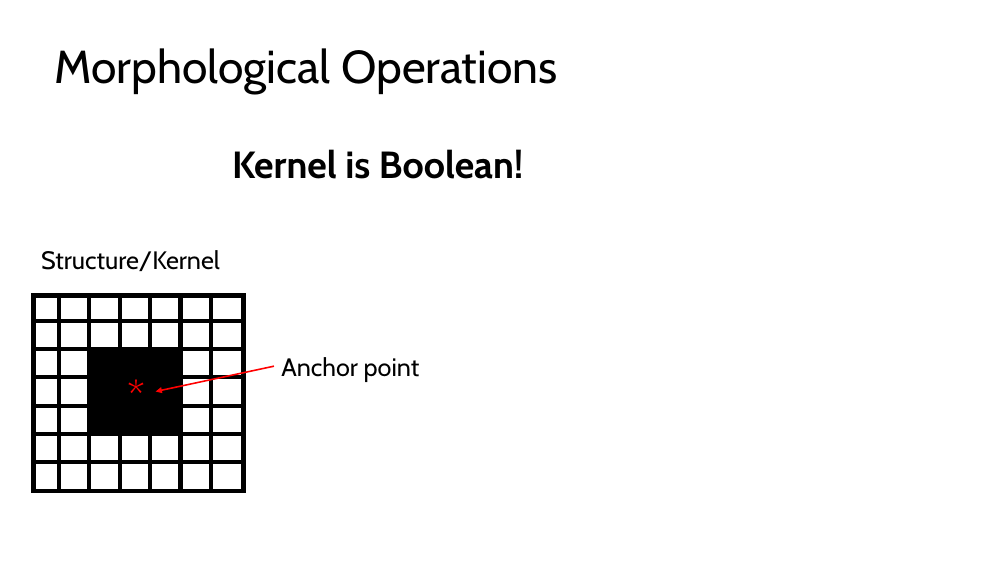
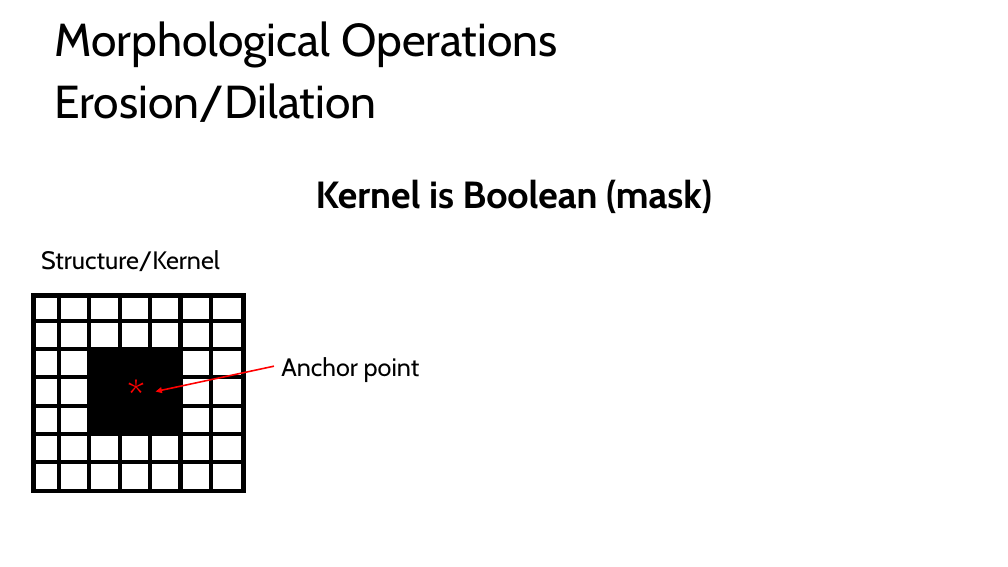
Before and after one commit to SSOE-ECE1390/LecturePowerPoints, a slide deck: slide 14 of ECE1390_Lecture2.pptx (slide 13 before the commit). Drawn at 1008x567 pixels with LibreOffice and Linux fonts; fonts in the diff are those of the drawing. Boxes give left, top, right and bottom in pixels: in the first picture for what was removed or moved away, otherwise in the second. Text is boxed around its words. In the diff, an @@ line names an element or a change of style, - is before the commit and + after.

```diff
--- a/ECE1390_Lecture2.pptx
+++ b/ECE1390_Lecture2.pptx
@@ title "Morphological Operations": place and size @@
-title "Morphological Operations" at [54,48,558,94]
+title "Morphological Operations" at [54,21,558,67]
@@ text added at [54,83,376,122], 44 pt, text #000000 @@
+Erosion/Dilation
@@ text at [316,179,712,213]: text changed @@
-Kernel is Boolean!
+Kernel is Boolean (mask)
```
Also in this commit, not shown: 2 other slides changed, 3 slides added, 2 slides removed, 3 other files.
